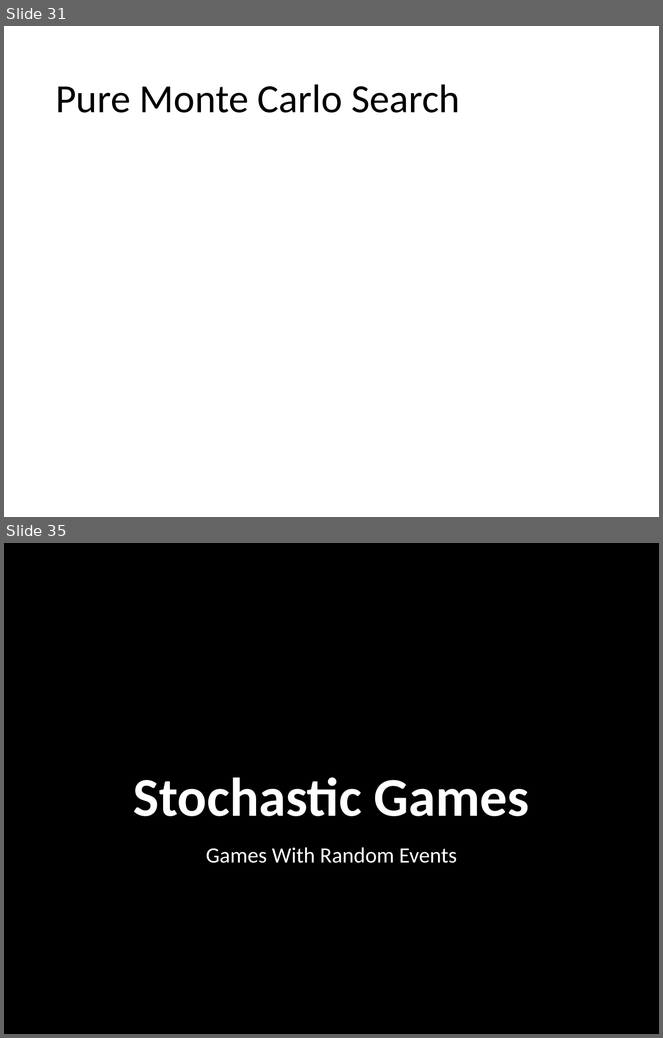
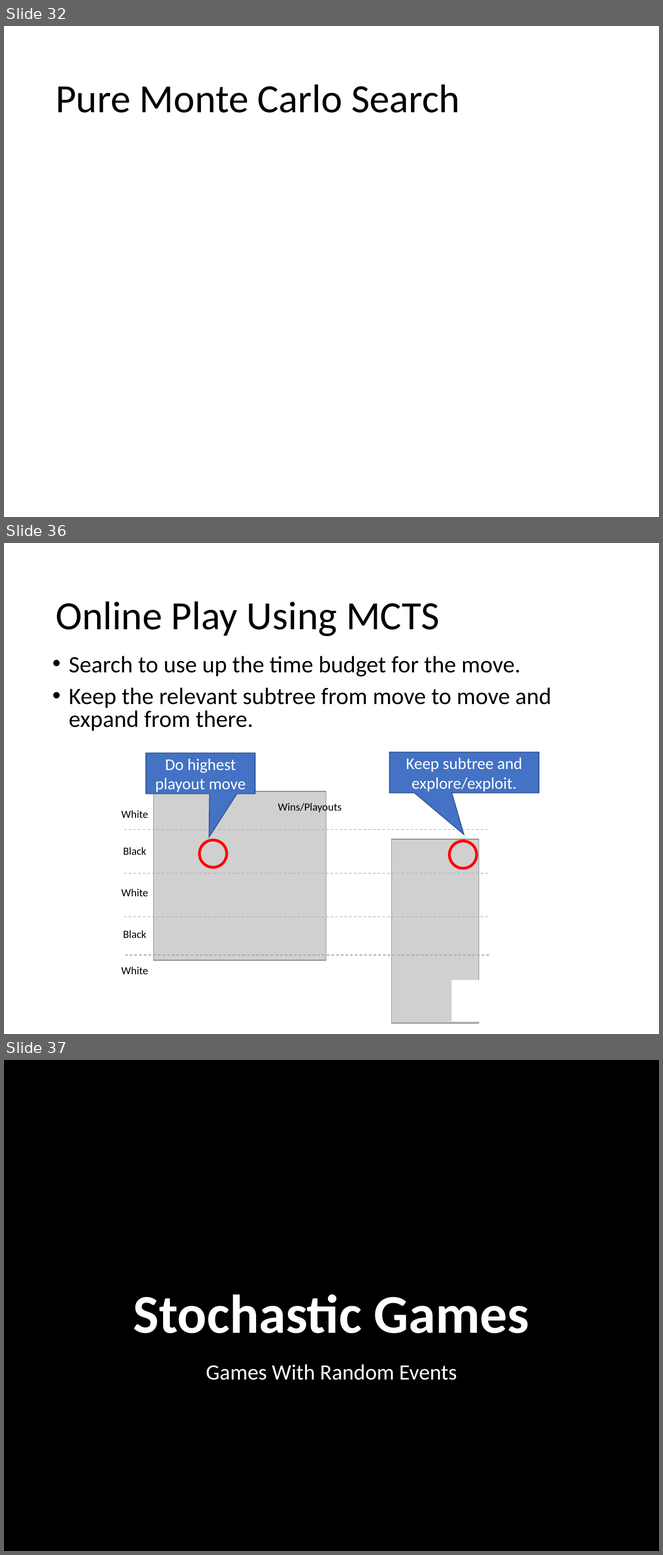
Before and after one commit to mhahsler/CS7320-AI, a slide deck: slides/05_games.pptx. Shown one above the other, each under a label of ours: slides 31 and 35 before the commit, slides 32, 36 and 37 after it; the slides between them are not shown. The pictures are 663x1038 and 663x1555 pixels, drawn with LibreOffice and Linux fonts; fonts in the diff are those of the drawing; grey boxes stand for pictures; background and template pictures are left out. Boxes give left, top, right and bottom in pixels: in the first picture for what was removed or moved away, otherwise in the second. Text is boxed around its words. In the diff, an @@ line names an element or a change of style, - is before the commit and + after.

```diff
--- a/slides/05_games.pptx
+++ b/slides/05_games.pptx
@@ slide 36 added at [4, 543, 659, 1034], background #FFFFFF @@
@@ title added at [55, 601, 440, 637], 44 pt, text #000000 @@
+Online Play Using MCTS
@@ text added at [69, 656, 552, 731], 25.9 pt, text #000000 @@
+• Search to use up the time budget for the move.
+• Keep the relevant subtree from move to move and expand from there.
@@ speech box added at [146, 753, 256, 794], fill #4472C4, outline #325491 1 pt, 18 pt, text #FFFFFF @@
+Do highest playout move
@@ speech box added at [390, 752, 539, 793], fill #4472C4, outline #325491 1 pt, 18 pt, text #FFFFFF @@
+Keep subtree and explore/exploit.
@@ picture added at [153, 792, 326, 961] @@
@@ text added at [278, 802, 342, 814], 12 pt, text #000000 @@
+Wins/Playouts
@@ text added at [122, 810, 149, 818], 12 pt, text #000000 @@
+White
@@ line added from (124, 830) to (490, 830), #A5A5A5 0.75 pt dashed @@
@@ text added at [123, 847, 146, 855], 12 pt, text #000000 @@
+Black
@@ ellipse added at [199, 840, 227, 868], outline #FF0000 3 pt @@
@@ picture added at [392, 839, 479, 1023] @@
@@ ellipse added at [450, 841, 477, 869], outline #FF0000 3 pt @@
@@ line added from (124, 873) to (490, 873), #A5A5A5 0.75 pt dashed @@
@@ text added at [122, 889, 149, 897], 12 pt, text #000000 @@
+White
@@ line added from (124, 917) to (490, 917), #A5A5A5 0.75 pt dashed @@
@@ text added at [123, 930, 146, 938], 12 pt, text #000000 @@
+Black
@@ line added from (125, 955) to (490, 955), #A5A5A5 0.75 pt dashed @@
@@ text added at [122, 967, 149, 975], 12 pt, text #000000 @@
+White
@@ rectangle added at [452, 981, 506, 1022], fill #FFFFFF @@
@@ what was slide 31 is now slide 32 @@
@@ what was slide 35 is now slide 37 @@
```
Also in this commit, not shown: 16 slides changed, 1 other slide added, 1 other file.
